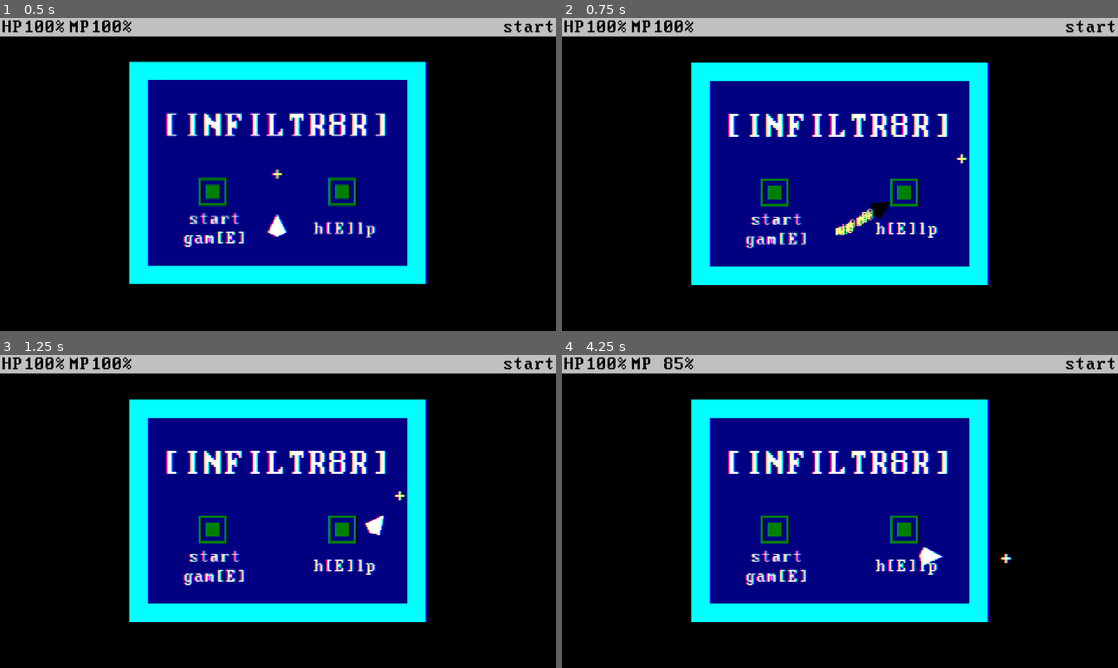
Above: before the commit, frames 1-4 (two rows, left to right).
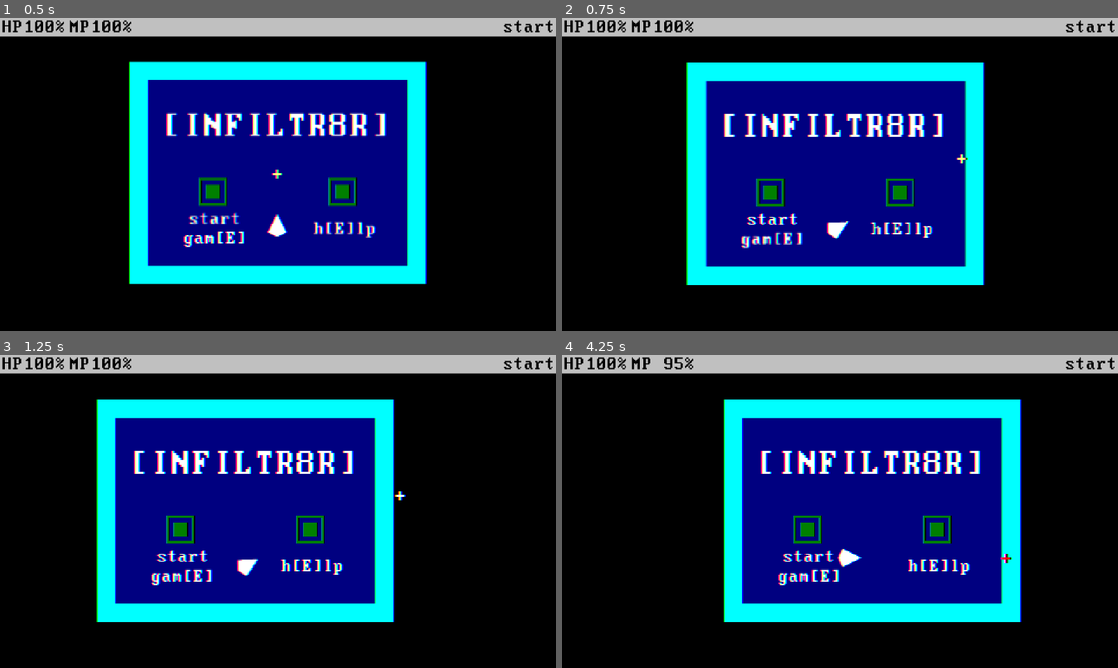
Above: after the commit, the same moments.

Repository: SnappyDragon64/INFILTR8R
Game: Godot game, scene res://main.tscn
The game is run twice, just before and just after one commit, with the same random seed, the same clock (stepped at 60 frames per second) and the same inputs.
Inputs (mouse positions are in pixels of both pictures, inside the frame that each line leads up to):
- Up to frame 1 (0.5 s): no input
- Up to frame 2 (0.75 s): tap Enter at 0.5 s; move the mouse to (962, 158) at 0.52 s; hold D (move_right) from 0.53 s (still down); hold Ctrl (peek) from 0.53 s (still down); tap Space (dash) at 0.6 s
- Up to frame 3 (1.25 s): keep holding D (move_right); keep holding Ctrl (peek)
- Up to frame 4 (4.25 s): move the mouse to (728, 527) at 1.27 s; release D (move_right) at 1.28 s; release Ctrl (peek) at 1.28 s; hold S (move_down) 1.28-2.03 s; tap Ctrl (peek) at 1.35 s; tap Z (shoot) at 1.55 s; move the mouse to (895, 442) at 2.02 s; hold D (move_right) 2.03-2.78 s; hold Z (shoot) 2.03-2.78 s; tap Shift (sneak) at 2.3, 2.85 s; move the mouse to (812, 574) at 2.77 s; hold W (move_up) 2.78-3.53 s; tap Space (dash) at 3.05, 3.6 s; move the mouse to (1006, 558) at 3.52 s; hold A (move_left) from 3.53 s (still down); hold Ctrl (peek) from 3.53 s (still down)

Frame 1 is identical in both runs. In frame 2, 7.1% of the frame differs, in the area x 22-77%, y 14-86%; in frame 3, 17%; in frame 4, 18%, in the area x 18-83%, y 2-86%.

Commit message:
Added peeking

Diff:
--- a/entity/camera.gd
+++ b/entity/camera.gd
@@ -1,4 +1,6 @@
 extends Camera2D
+
+@export var peek_speed = 4
 
 var x_min = 0
 var x_max = 0
@@ -23,10 +25,24 @@
 	set_zoom(zoom_vector)
 
 func _process(_delta):
-	if tracking_flag:
-		var x_clamped = clamp(tracking.x, x_min, x_max)
-		var y_clamped = clamp(tracking.y, y_min, y_max)
-		var origin_clamped = Vector2(x_clamped, y_clamped)
+	if Input.is_action_pressed('peek'):
+		var movement = Vector2()
+		var is_sneaking = Input.is_action_pressed('sneak')
+		var adjusted_peek_speed = peek_speed * 0.5 if is_sneaking else peek_speed
+
+		if Input.is_action_pressed('move_right'):
+			movement.x += 1
+		if Input.is_action_pressed('move_left'):
+			movement.x -= 1
+		if Input.is_action_pressed('move_down'):
+			movement.y += 1
+		if Input.is_action_pressed('move_up'):
+			movement.y -= 1
+
+		movement = movement.normalized() * adjusted_peek_speed
+		position += movement
+	elif tracking_flag:
+		var origin_clamped = get_adjusted_tracking_pos()
 		var transform_clamped = Transform2D(0, origin_clamped)
 		set_global_transform(transform_clamped)
 		tracking_flag = false
@@ -34,3 +50,9 @@
 func _on_update_position(new_position):
 	tracking = new_position
 	tracking_flag = true
+
+func get_adjusted_tracking_pos():
+	var x_clamped = clamp(tracking.x, x_min, x_max)
+	var y_clamped = clamp(tracking.y, y_min, y_max)
+	var origin_clamped = Vector2(x_clamped, y_clamped)
+	return origin_clamped
--- a/entity/player.gd
+++ b/entity/player.gd
@@ -36,7 +36,9 @@
 	Signals.god_mode.connect(_on_god_mode)
 
 func _physics_process(_delta):
-	if not dashing and can_dash and Input.is_action_just_pressed('dash'):
+	var is_peeking = Input.is_action_pressed('peek')
+
+	if not is_peeking and not dashing and can_dash and Input.is_action_just_pressed('dash'):
 		dashing = true
 		$dash_timer.start()
 		velocity = Vector2(0, -1).rotated(get_rotation()) * dash_speed
@@ -57,36 +59,37 @@
 		Signals.spawn.emit(bleed_instance)
 		bleed_instance.restart()
 	else:
-		velocity = Vector2.ZERO
-		if Input.is_action_pressed('move_right'):
-			velocity.x += 1
-		if Input.is_action_pressed('move_left'):
-			velocity.x -= 1
-		if Input.is_action_pressed('move_down'):
-			velocity.y += 1
-		if Input.is_action_pressed('move_up'):
-			velocity.y -= 1
-		velocity = velocity.normalized() * speed
-
-		if Input.is_action_pressed('sneak'):
-			velocity *= sneak_multiplier
-
-		move_and_slide()
-		Signals.position_updated.emit(get_position())
-
-		if controller_mode:
-			var controller_direction = Input.get_vector('look_left', 'look_right', 'look_down', 'look_up')
-
-			if not controller_direction.is_zero_approx():
-				var angle = controller_direction.angle_to(Vector2.DOWN)
+		if not is_peeking:
+			velocity = Vector2.ZERO
+			if Input.is_action_pressed('move_right'):
+				velocity.x += 1
+			if Input.is_action_pressed('move_left'):
+				velocity.x -= 1
+			if Input.is_action_pressed('move_down'):
+				velocity.y += 1
+			if Input.is_action_pressed('move_up'):
+				velocity.y -= 1
+			velocity = velocity.normalized() * speed
+
+			if Input.is_action_pressed('sneak'):
+				velocity *= sneak_multiplier
+
+			move_and_slide()
+			Signals.position_updated.emit(get_position())
+
+			if controller_mode:
+				var controller_direction = Input.get_vector('look_left', 'look_right', 'look_down', 'look_up')
+
+				if not controller_direction.is_zero_approx():
+					var angle = controller_direction.angle_to(Vector2.DOWN)
+					set_rotation(angle)
+			else:
+				var direction = get_global_transform().origin - get_global_mouse_position()
+				var angle = direction.angle() - deg_to_rad(90)
 				set_rotation(angle)
-		else:
-			var direction = get_global_transform().origin - get_global_mouse_position()
-			var angle = direction.angle() - deg_to_rad(90)
-			set_rotation(angle)
-
-
-		if can_shoot:
+
+
+		if not is_peeking and can_shoot:
 			if Input.is_action_just_pressed('heavy'):
 				if mana >= heavy_cost:
 					play_audio(bowomp)
